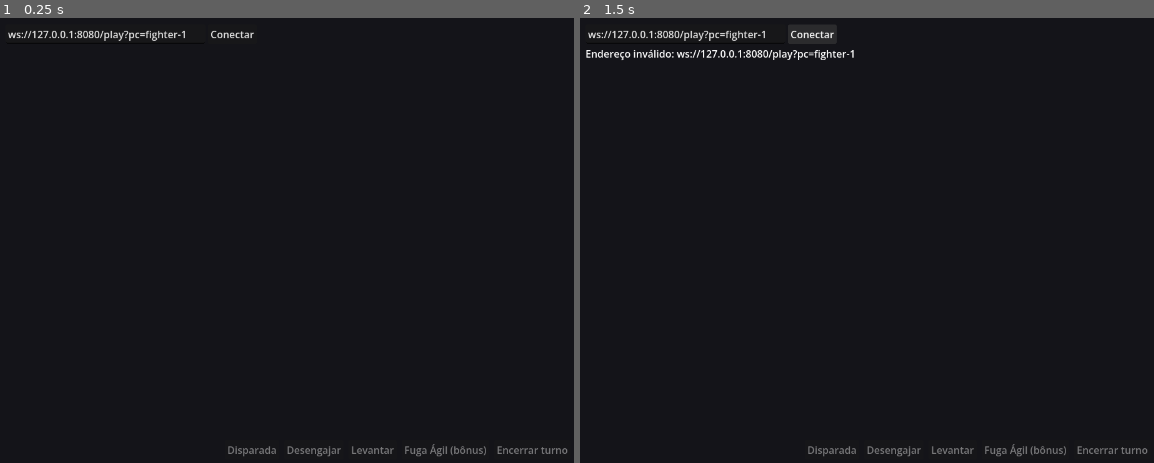
Above: before the commit, frames 1-2 (left to right).
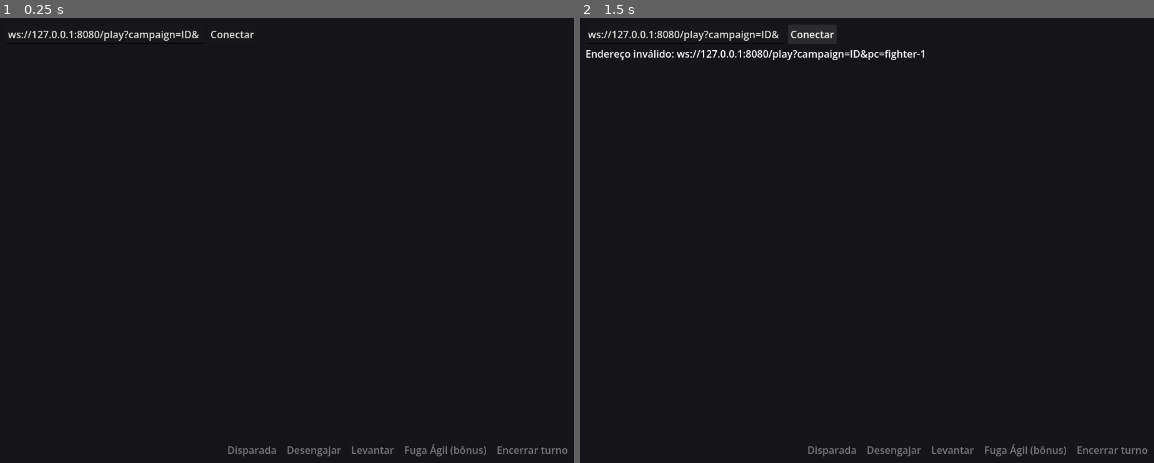
Above: after the commit, the same moments.

Repository: mvgv/dndboard
Game: Godot game, scene res://main.tscn
Two runs of this game, one before a commit and one after it. Both use one fixed random seed, a clock stepped at 60 frames per second and the inputs below.
Inputs:
- Up to frame 1 (0.25 s): no input
- Up to frame 2 (1.5 s): click "Conectar" at 0.5 s; click "Conectar" at 1.25 s

The runs differ from the first frame. In frame 1, 0.1% of the frame differs, in the area x 22-35%, y 2-6%; in frame 2, 0.4%, in the area x 22-60%, y 2-10%.

Commit message:
Add the campaign session: login, rate limit, lobby, invite codes, ready, chat, solo mode
Co-Authored-By: Claude Sonnet 5.5 <noreply@anthropic.com>

Diff:
--- a/client/scripts/connection.gd
+++ b/client/scripts/connection.gd
@@ -11,9 +11,12 @@
 var _state := WebSocketPeer.STATE_CLOSED
 
 
-func connect_to(url: String) -> Error:
+## `token` is the session token from login; it travels in a header, not the URL.
+func connect_to(url: String, token := "") -> Error:
 	_peer = WebSocketPeer.new()
 	_peer.inbound_buffer_size = 1 << 20
+	if token != "":
+		_peer.handshake_headers = PackedStringArray(["Authorization: Bearer " + token])
 	var err := _peer.connect_to_url(url)
 	if err == OK:
 		_state = WebSocketPeer.STATE_CONNECTING
--- a/client/scripts/main.gd
+++ b/client/scripts/main.gd
@@ -4,12 +4,13 @@
 ## server's events (dice included) and sends back the intent the Player picks.
 ##
 ## Each client plays one Player Character, named in the address:
-## `godot --path client -- --server=ws://host:port/play?pc=fighter-1` connects
-## on start; otherwise enter the address in the HUD.
-
-const DEFAULT_URL := "ws://127.0.0.1:8080/play?pc=fighter-1"
+## `godot --path client -- --token=T --server="ws://host:port/play?campaign=ID&pc=fighter-1"`
+## connects on start; otherwise enter the address in the HUD.
+
+const DEFAULT_URL := "ws://127.0.0.1:8080/play?campaign=ID&pc=fighter-1"
 const NO_SQUARE := Vector2i(-1, -1)
 
+var _token := "" # session token from login (--token=), sent as a header
 var _conn := Connection.new()
 var _board := BoardView.new()
 var _dice := DiceTray.new()
@@ -51,6 +52,8 @@
 		if arg.begins_with("--server="):
 			url = arg.trim_prefix("--server=")
 			autoconnect = true
+		elif arg.begins_with("--token="):
+			_token = arg.trim_prefix("--token=")
 	_hud.set_url(url)
 	if autoconnect:
 		_connect_to(url)
@@ -87,7 +90,7 @@
 
 func _connect_to(url: String) -> void:
 	_hud.set_status("Conectando a %s…" % url)
-	if _conn.connect_to(url) != OK:
+	if _conn.connect_to(url, _token) != OK:
 		_hud.set_status("Endereço inválido: " + url)
 
 
Not shown, changed: GLOSSARY.md
Not shown, changed: server/cmd/dndboard/main.go
Not shown, added: server/lobby/http.go
Not shown, added: server/lobby/http_test.go
Not shown, added: server/lobby/limit.go
Not shown, added: server/lobby/lobby.go
Not shown, added: server/lobby/lobby_test.go
Not shown, changed: server/ws/ws.go
Not shown, changed: server/ws/ws_test.go
